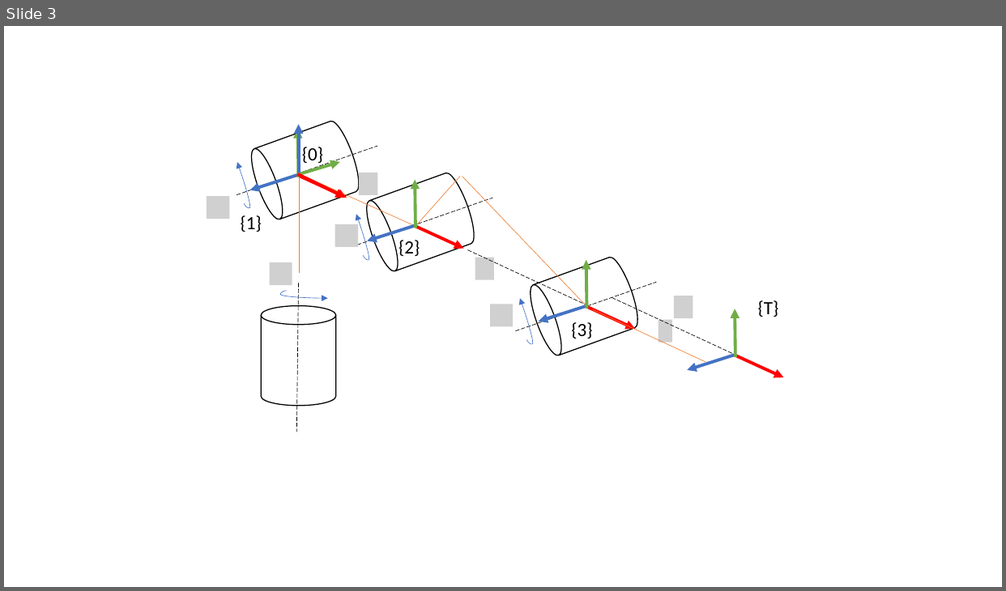
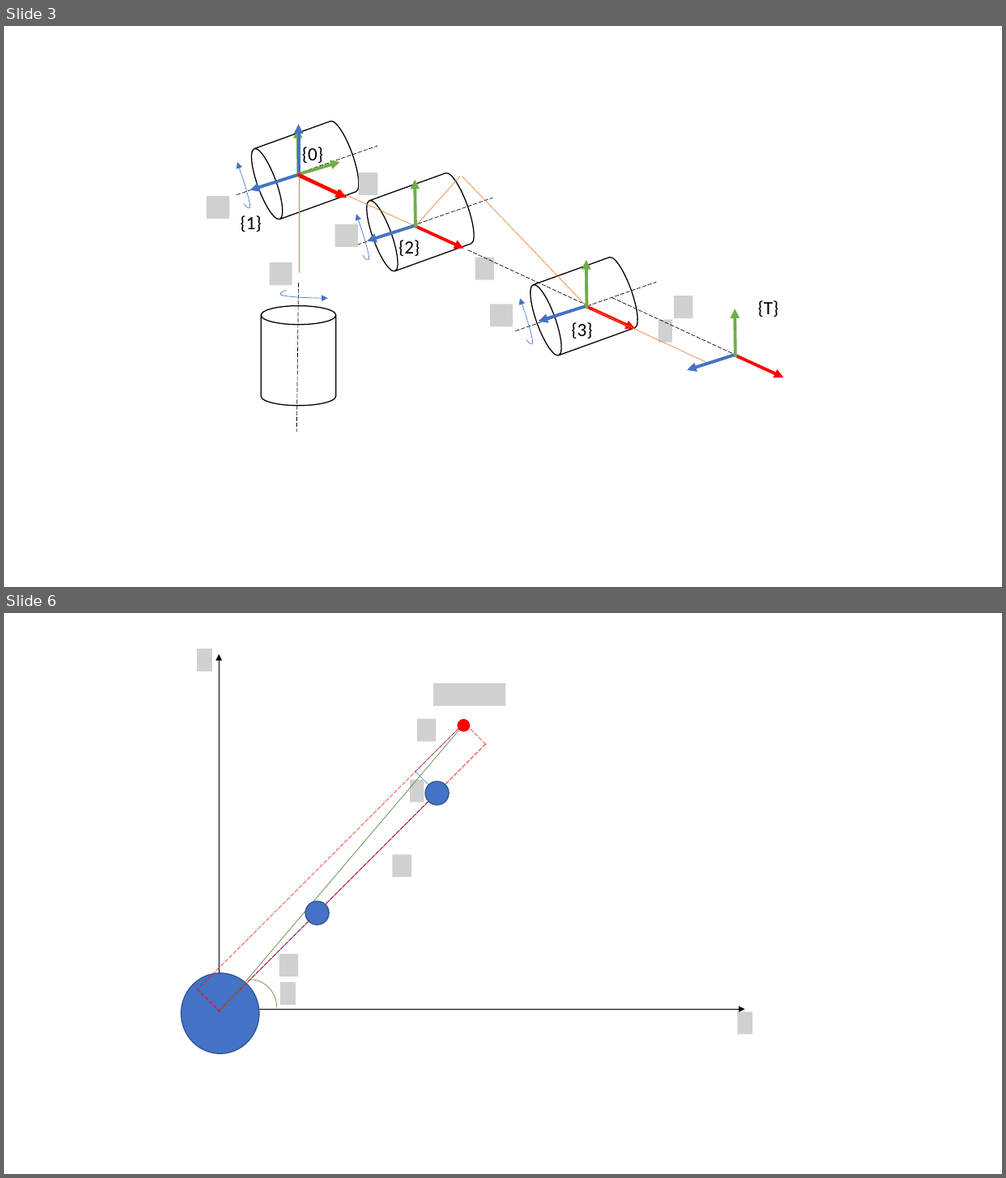
Before and after one commit to fore1806/4R-Manipulator, a slide deck: MATLAB/DIAGRAMA.pptx. Shown one above the other, each under a label of ours: slide 3 before the commit, slides 3 and 6 after it; the slides between them are not shown. The pictures are 1006x591 and 1006x1178 pixels, drawn with LibreOffice and Linux fonts; fonts in the diff are those of the drawing; grey boxes stand for pictures. Boxes give left, top, right and bottom in pixels: in the first picture for what was removed or moved away, otherwise in the second. Text is boxed around its words. In the diff, an @@ line names an element or a change of style, - is before the commit and + after.

```diff
--- a/MATLAB/DIAGRAMA.pptx
+++ b/MATLAB/DIAGRAMA.pptx
@@ slide 6 added at [4,613,1002,1174], background #FFFFFF @@
@@ picture added at [197,649,212,671] @@
@@ arrow added from (219, 1010) to (219, 654), #000000 0.5 pt @@
@@ picture added at [434,683,505,706] @@
@@ line added from (463, 724) to (197, 990), #FF0000 0.5 pt dashed @@
@@ line added from (459, 730) to (220, 1012), #548235 0.5 pt @@
@@ line added from (415, 772) to (463, 724), #4472C4 0.5 pt @@
@@ picture added at [417,718,436,741] @@
@@ ellipse added at [458,719,470,731], fill #FF0000, outline #FF0000 1 pt @@
@@ line added from (486, 745) to (463, 722), #FF0000 0.5 pt dashed @@
@@ line added from (486, 744) to (218, 1012), #FF0000 0.5 pt dashed @@
@@ picture added at [410,780,424,803] @@
@@ line added from (438, 795) to (415, 771), #4472C4 0.5 pt @@
@@ ellipse added at [425,781,450,806], fill #4472C4, outline #325491 1 pt @@
@@ line added from (221, 1010) to (437, 794), #4472C4 0.5 pt @@
@@ picture added at [393,855,411,877] @@
@@ ellipse added at [305,901,330,925], fill #4472C4, outline #325491 1 pt @@
@@ ellipse added at [181,973,259,1054], fill #4472C4, outline #325491 1 pt @@
@@ picture added at [279,954,298,977] @@
@@ line added from (220, 1013) to (198, 990), #FF0000 0.5 pt dashed @@
@@ arc (boxed as its full ellipse) added at [224,980,277,1037], outline #548235 0.5 pt @@
@@ picture added at [280,982,296,1004] @@
@@ arrow added from (219, 1010) to (745, 1010), #000000 0.5 pt @@
@@ picture added at [738,1012,752,1034] @@
```
Also in this commit, not shown: 5 other slides added, 2 other files.
